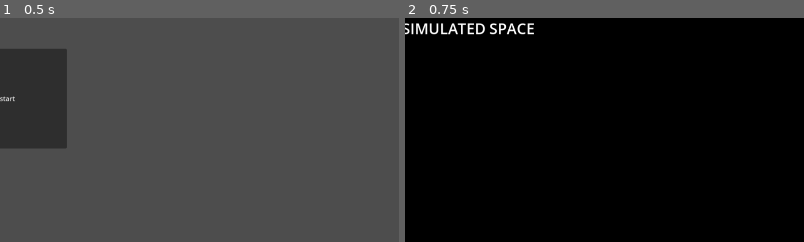
Above: before the commit, frames 1-2 (left to right).
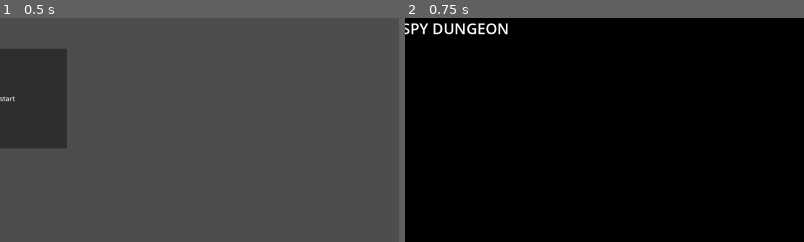
Above: after the commit, the same moments.

Repository: keithfarnham/ShaderMusic
Game: Godot game, scene res://scenes/frontend.tscn
Same seed, same stepped clock (60 frames per second), same inputs: the game is played once before the commit and once after it.
Inputs:
- Up to frame 1 (0.5 s): no input
- Up to frame 2 (0.75 s): click "start" at 0.5 s
The pictures show only the part of the screen within x 12-62%, y 0-50%; the shares and areas given below are measured in that part.

Frame 1 is identical in both runs. In frame 2, 1.1% of the frame differs, in the area x 2-33%, y 2-8%.

Commit message:
adding spy dungeon

Diff:
--- a/project.godot
+++ b/project.godot
@@ -19,6 +19,7 @@
 
 window/size/viewport_width=1920
 window/size/viewport_height=1080
+window/size/mode=4
 window/size/initial_position_type=0
 window/movie_file="F:/Keith's Backups/Videos/movie.avi"
 
--- /dev/null
+++ b/scenes/spydungeon_scene.tscn
@@ -0,0 +1,57 @@
+[gd_scene load_steps=6 format=3 uid="uid://ded4don8t8gwt"]
+
+[ext_resource type="Script" uid="uid://c2c5uaxcup5rh" path="res://script/main.gd" id="1_1oekq"]
+[ext_resource type="Shader" uid="uid://d2v58008pc5xc" path="res://shaders/spydungeon.gdshader" id="2_1oekq"]
+[ext_resource type="AudioStream" uid="uid://ev451tqdhoin" path="res://audio/spydungeon.wav" id="3_1oekq"]
+
+[sub_resource type="ShaderMaterial" id="ShaderMaterial_2c62f"]
+shader = ExtResource("2_1oekq")
+shader_parameter/planeDist = 0.43
+shader_parameter/furthest = 11.175
+shader_parameter/fadeFrom = 8.0
+shader_parameter/tunnelWidth = 0.265
+shader_parameter/tunnelHeight = 0.5
+shader_parameter/antiAliasBaseValue = 20.0
+shader_parameter/slowVal = 2.0
+shader_parameter/rayDirMod = 0.002
+shader_parameter/rayOriginMod = Vector3(0, 0, 0)
+shader_parameter/planeZMod = 0.0
+shader_parameter/depthMod = 0.75
+shader_parameter/pixelCoords_X_mod = 0.0
+shader_parameter/pixelCoords_Y_mod = 0.0
+shader_parameter/pathA_X = 0.0
+shader_parameter/pathA_Y = 0.0
+shader_parameter/useUV = true
+shader_parameter/freq_data = PackedFloat32Array(0, 0, 0, 0, 0, 0, 0, 0, 0, 0, 0, 0, 0, 0, 0, 0, 0, 0, 0, 0, 0, 0, 0, 0, 0, 0, 0, 0, 0, 0, 0, 0, 0, 0, 0, 0, 0, 0, 0, 0, 0, 0, 0, 0, 0, 0, 0, 0, 0, 0, 0, 0, 0, 0, 0, 0, 0, 0, 0, 0, 0, 0, 0, 0, 0, 0, 0, 0, 0, 0, 0, 0, 0, 0, 0, 0, 0, 0, 0, 0, 0, 0, 0, 0, 0, 0, 0, 0, 0, 0, 0, 0, 0, 0, 0, 0, 0, 0, 0, 0)
+
+[sub_resource type="PlaceholderTexture2D" id="PlaceholderTexture2D_gyfs4"]
+
+[node name="Node2D" type="Node2D"]
+script = ExtResource("1_1oekq")
+
+[node name="shader_sprite" type="Sprite2D" parent="."]
+material = SubResource("ShaderMaterial_2c62f")
+position = Vector2(960, 540)
+scale = Vector2(1920, 1080)
+texture = SubResource("PlaceholderTexture2D_gyfs4")
+
+[node name="AudioStreamPlayer" type="AudioStreamPlayer" parent="."]
+stream = ExtResource("3_1oekq")
+
+[node name="Title" type="RichTextLabel" parent="."]
+offset_left = 64.0
+offset_right = 689.0
+offset_bottom = 68.0
+theme_override_colors/font_shadow_color = Color(0, 0, 0, 1)
+theme_override_constants/shadow_offset_y = 2
+theme_override_constants/shadow_offset_x = 3
+theme_override_font_sizes/normal_font_size = 36
+bbcode_enabled = true
+text = "uhdude - SPY DUNGEON"
+
+[node name="AudioStartTimer" type="Timer" parent="."]
+wait_time = 3.0
+one_shot = true
+autostart = true
+
+[connection signal="timeout" from="AudioStartTimer" to="." method="_on_audio_start_timer_timeout"]
--- a/script/button.gd
+++ b/script/button.gd
@@ -8,8 +8,8 @@
 func _process(delta):
 	timeout += delta
 	if timeout > AUTO_START:
-		get_tree().change_scene_to_file("res://scenes/spacesims3_scene.tscn")
+		get_tree().change_scene_to_file("res://scenes/spydungeon_scene.tscn")
 
 func _on_pressed():
 	print("pressed")
-	get_tree().change_scene_to_file("res://scenes/spacesims3_scene.tscn")
+	get_tree().change_scene_to_file("res://scenes/spydungeon_scene.tscn")
--- a/script/main.gd
+++ b/script/main.gd
@@ -1,10 +1,12 @@
 extends Node2D
+
+#spectrum analysis code from https://godotshaders.com/shader/spectrum-analyzer/
 
 const VU_COUNT = 100
 const FREQ_MAX = 11050.0
 const MIN_DB = 60
 const ANIMATION_SPEED = 0.1
-const HEIGHT_SCALE = 8.0
+const HEIGHT_SCALE = 300.0
 
 @onready var sprite = $shader_sprite
 @onready var audioStream = $AudioStreamPlayer
--- /dev/null
+++ b/shaders/spydungeon.gdshader
@@ -0,0 +1,185 @@
+shader_type canvas_item;
+
+//based on shader by mrange https://www.shadertoy.com/view/MfjyWK
+//audio visualization/modulation stuff based on https://godotshaders.com/shader/spectrum-analyzer/
+
+uniform float planeDist = 0.5;
+uniform float furthest = 16.0;
+uniform float fadeFrom = 8.0;
+uniform float tunnelWidth = 0.1;
+uniform float tunnelHeight = 0.5;
+uniform float antiAliasBaseValue = 3.0;
+uniform float slowVal = 2.0;
+uniform float rayDirMod = 0.0;
+uniform vec3 rayOriginMod = vec3(0.0);
+uniform float planeZMod = 0.0;
+uniform float depthMod = 0.0;
+uniform float pixelCoords_X_mod = 0.0;
+uniform float pixelCoords_Y_mod = 0.0;
+uniform float pathA_X = 0.0;
+uniform float pathA_Y = 0.0;
+uniform bool useUV = false;
+const int VU_COUNT = 100;
+uniform float[VU_COUNT] freq_data;
+
+const vec2 PATH_A = vec2(0.31, 0.41);
+const vec2 PATH_B = vec2(1.0, sqrt(0.5));
+const vec4 UP_VECTOR = vec4(0.0, 1.0, 2.0, 3.0);
+const float songDuration = 89.0; //81sec song duration + 3sec delay + 5 sec on frontend
+const float songFadeOutStart = 88.0; // 80 sec fade start + 3sec delay + 5 sec on frontend
+
+vec3 offset(float zPos) {
+    vec2 pathA = vec2(pathA_X, pathA_Y);
+    return vec3(PATH_B * sin(pathA * zPos), zPos);
+}
+
+vec3 doffset(float zPos) {
+    vec2 pathA = vec2(pathA_X, pathA_Y);
+    return vec3(pathA * PATH_B * cos(pathA * zPos), 1.0);
+}
+
+vec3 ddoffset(float zPos) {
+    vec2 pathA = vec2(pathA_X, pathA_Y);
+    return vec3(-pathA * pathA * PATH_B * sin(pathA * zPos), 0.0);
+}
+
+vec4 alphaBlend(vec4 back, vec4 front) {
+    // Based on: https://en.wikipedia.org/wiki/Alpha_compositing
+    float w = front.w + back.w * (1.0 - front.w);
+    vec3 xyz = (front.xyz * front.w + back.xyz * back.w * (1.0 - front.w)) / w;
+    return w > 0.0 ? vec4(xyz, w) : vec4(0.0);
+}
+
+vec3 palette(float n) {
+    // Cyan: (0.0, 1.0, 1.0), Red: (1.0, 0.0, 0.0)
+    float t = 0.5 + 0.5 * sin(n); // t in [0,1]
+    return mix(vec3(0.0, 1.0, 1.0), vec3(1.0, 0.0, 0.0), t);
+}
+
+// from Inigo Quilez: https://iquilezles.org/articles/distfunctions2d/
+float dot2( vec2 v ) { return dot(v,v); }
+float sdTunnel( in vec2 p, in vec2 wh )
+{
+    p.x = abs(p.x); p.y = -p.y;
+    vec2 q = p - wh;
+
+    float d1 = dot2(vec2(max(q.x,0.0),q.y));
+    q.x = (p.y>0.0) ? q.x : length(p)-wh.x;
+    float d2 = dot2(vec2(q.x,max(q.y,0.0)));
+    float d = sqrt( min(d1,d2) );
+
+    return (max(q.x,q.y)<0.0) ? -d : d;
+}
+
+vec4 plane(vec3 planePosition, vec3 normalizedPlanePosition, float planeDistance, vec3 centralPlanePosition, vec3 offsetPosition, float planeIndex, vec2 uv) {
+    float freqMod = useUV ? uv.x : planePosition.y;
+    float band = clamp(freqMod * float(VU_COUNT - 1), 0.0, float(VU_COUNT - 1));
+    int bandIdx = int(floor(band));
+    float bandFrac = fract(band);
+    float fft = mix(freq_data[bandIdx], freq_data[min(bandIdx + 1, VU_COUNT - 1)], bandFrac);
+
+    if (fft <= 0.0)
+    {
+        // if there's no audio playing return black for color, shader will start up when audio starts
+        return vec4(0.0);
+    }
+
+    float antiAliasingFactor = (antiAliasBaseValue * planeDistance * distance(planePosition.xy, normalizedPlanePosition.xy));
+    vec4 colorOutput = vec4(0.0);
+    vec2 adjustedPlanePosition = planePosition.xy;
+    vec2 tunnelWH = vec2(tunnelWidth, tunnelHeight);
+    float tunnelDist = sdTunnel(adjustedPlanePosition / 2.0, tunnelWH);
+
+    float grad = clamp(0.2 + 0.8 * (adjustedPlanePosition.y + 1.0) * 0.5, 0.0, 1.0);
+    float c = 0.5 + 0.5 * cos(TIME); // t in [0,1]
+    vec3 outsideColor = mix(vec3(0.2, 0.0, 0.0 + c), vec3(1.0, 0.2 + c, 0.2), grad);
+    vec3 insideColor = palette(planeIndex + 2.0 + fft);
+    colorOutput.xyz = (tunnelDist > 0.0) ? outsideColor: insideColor;
+    colorOutput.w = 1.0 - smoothstep(-antiAliasingFactor, antiAliasingFactor, abs(tunnelDist));
+    return colorOutput;
+}
+
+vec3 color(vec3 forwardVector, vec3 rightVector, vec3 upVector, vec3 rayOrigin, vec2 pixelCoord, vec2 pixelSize, vec2 uv) {
+    float pixelLength = length(pixelCoord);
+    vec2 nextPixelCoord = pixelCoord + 1.0 / pixelSize;
+    float rayDepth = 1.75;
+
+    vec3 rayDir = normalize(pixelCoord.x * rightVector + pixelCoord.y * upVector + rayDepth * forwardVector);
+    rayDir += vec3(rayDirMod) * sin(0.5 + 0.5 * TIME);
+    vec3 nextRayDir = normalize(nextPixelCoord.x * rightVector + nextPixelCoord.y * upVector + rayDepth * forwardVector);
+    float planeIndex = floor(rayOrigin.z / planeDist);
+
+    vec4 accumulatedColor = vec4(0.0);
+
+    vec3 currentRayOrigin = rayOrigin;
+    currentRayOrigin += rayOriginMod;
+    float accumulatedPlaneDist = 0.0;
+
+    for (float planeStep = 1.0; planeStep <= furthest; ++planeStep) {
+        if (accumulatedColor.w > 0.95) {
+            break;
+        }
+        float planeZ = planeDist * planeIndex + planeDist * planeStep;
+        planeZ += planeZMod;
+        float linearPlaneDist = (planeZ - currentRayOrigin.z) / rayDir.z;
+        float nextPlaneDist = (planeZ - currentRayOrigin.z) / nextRayDir.z;
+        float centralPlaneDist = (planeZ - currentRayOrigin.z) / forwardVector.z;
+
+        {
+            vec3 planeIntersection = currentRayOrigin + rayDir * linearPlaneDist;
+            vec3 nextPlaneIntersection = currentRayOrigin + nextRayDir * nextPlaneDist;
+            vec3 centralPlaneIntersection = currentRayOrigin + forwardVector * centralPlaneDist;
+
+            accumulatedPlaneDist += linearPlaneDist;
+
+            vec3 offsetPosition = offset(planeIntersection.z);
+
+            float depthDifference = planeIntersection.z - rayOrigin.z;
+            float fadeInFactor = smoothstep(planeDist * furthest, planeDist * fadeFrom, depthDifference);
+            float fadeOutFactor = smoothstep(0.0, planeDist * 0.1, depthDifference);
+            float fadeOutReflection = smoothstep(0.0, planeDist * 1.0, depthDifference);
+
+            vec4 planeColor = plane(planeIntersection, nextPlaneIntersection, accumulatedPlaneDist, centralPlaneIntersection, offsetPosition, planeIndex + planeStep, uv);
+
+            planeColor.w *= fadeOutFactor * fadeInFactor + (planeIndex * fadeFrom);
+            accumulatedColor = alphaBlend(planeColor, accumulatedColor);
+            currentRayOrigin = planeIntersection;
+        }
+    }
+
+    return accumulatedColor.xyz;
+}
+
+void fragment() {
+    vec2 screenSize = 1.0 / SCREEN_PIXEL_SIZE;
+    vec2 normalizedCoords = FRAGCOORD.xy / screenSize;
+    normalizedCoords -= 0.5;
+    normalizedCoords *= screenSize / 100.0;
+    normalizedCoords += vec2(pixelCoords_X_mod, pixelCoords_Y_mod);
+
+    float timeOffset = planeDist * TIME / slowVal;
+
+    vec3 rayOrigin = offset(timeOffset);
+    vec3 rayOriginDerivative = doffset(timeOffset);
+    vec3 rayOriginSecondDerivative = ddoffset(timeOffset);
+
+    vec3 forward = normalize(rayOriginDerivative);
+    vec3 right = normalize(cross(UP_VECTOR.xyx + rayOriginSecondDerivative, forward));
+    vec3 up = -cross(forward, right);
+
+    vec2 uv = UV;
+    vec3 finalColor = color(forward, right, up, rayOrigin, normalizedCoords, screenSize, uv);
+
+    finalColor *= 1.5;
+
+    //fade out at the end of the song
+    if (TIME >= songFadeOutStart && songFadeOutStart <= songDuration)
+    {
+        float fadeDuration = songDuration - songFadeOutStart;
+        float fadeProgress = clamp((TIME - songFadeOutStart) / fadeDuration, 0.0, 1.0);
+        finalColor *= 1.0 - fadeProgress; // Fade out the color
+    }
+
+    finalColor = sqrt(finalColor);
+    COLOR = vec4(finalColor, 1.0);
+}
Not shown, added: audio/bruhmoment.wav.import
Not shown, added: shaders/spydungeon.gdshader.uid
Not shown, added: audio/bruhmoment.wav
